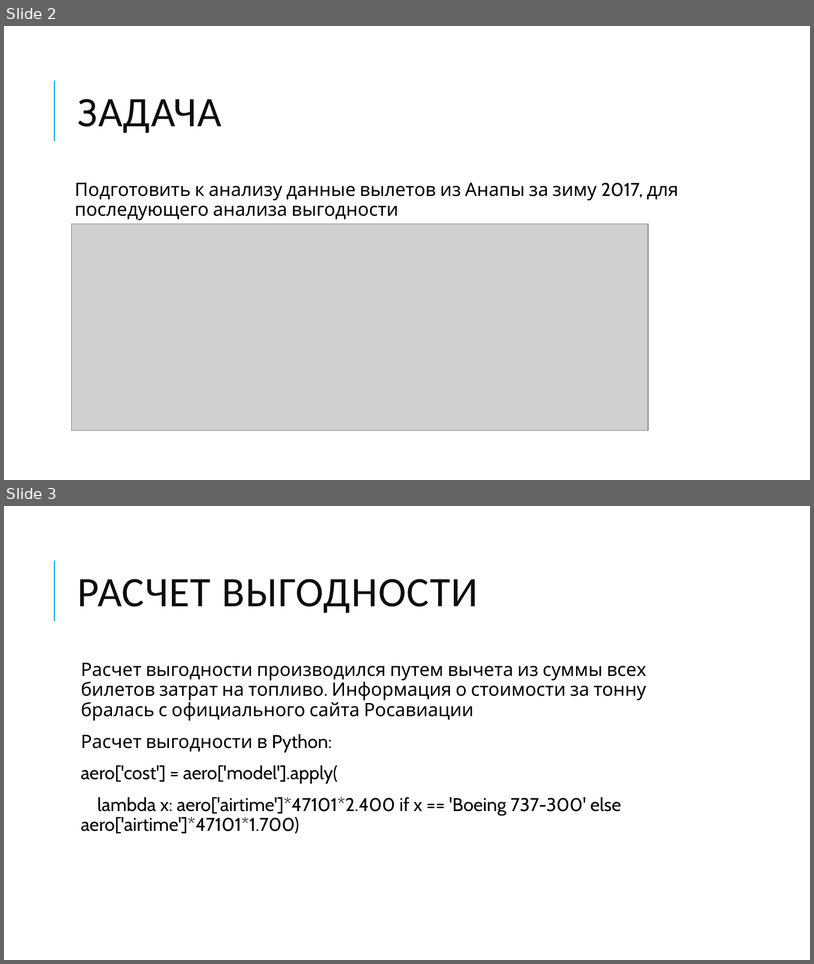
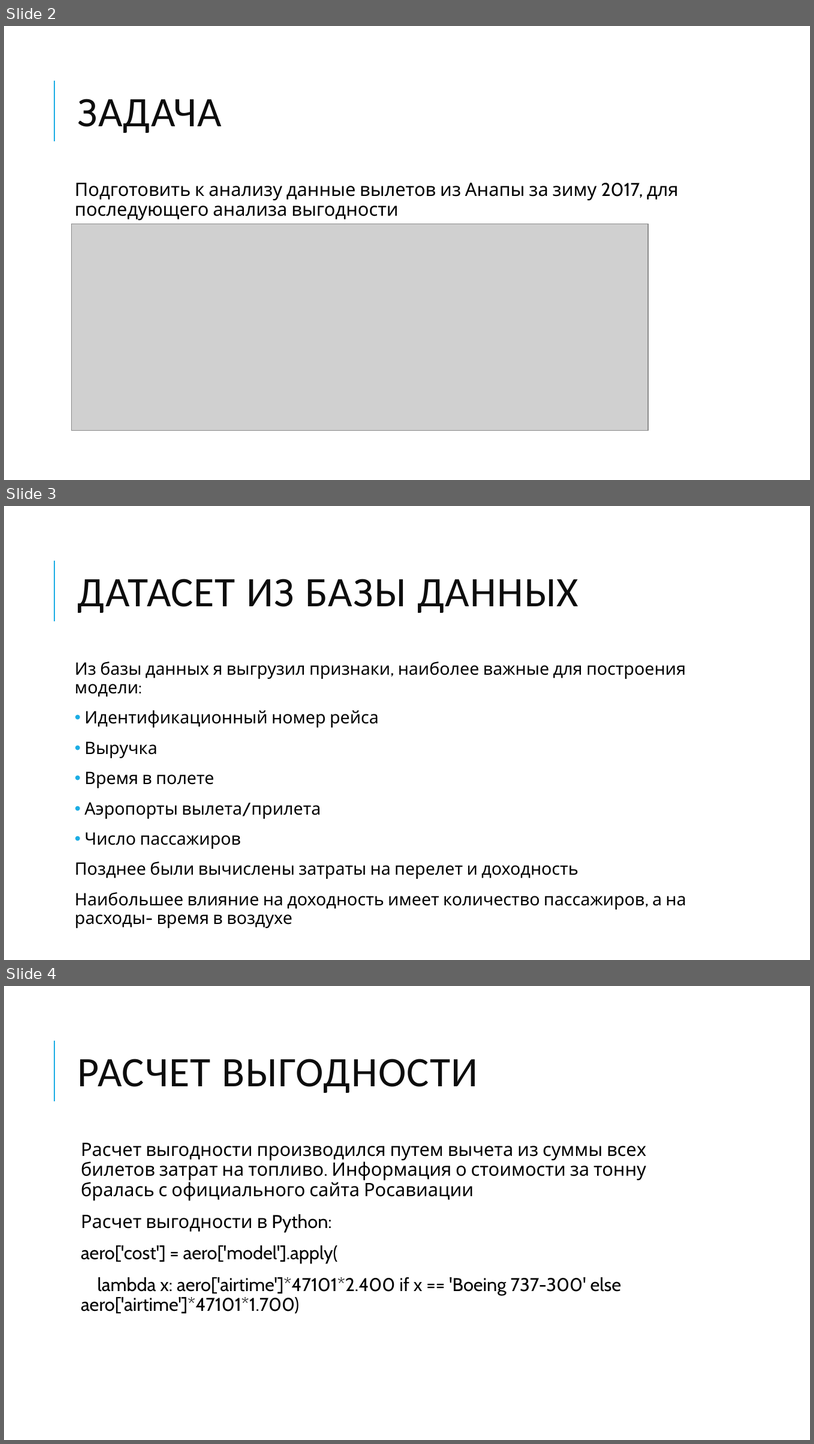
Before and after one commit to Dmitry-Tr/Project_4, a slide deck: Презентация данных.pptx. Shown one above the other, each under a label of ours: slides 2 and 3 before the commit, slides 2, 3 and 4 after it. The pictures are 814x964 and 814x1444 pixels, drawn with LibreOffice and Linux fonts; fonts in the diff are those of the drawing; grey boxes stand for pictures. Boxes give left, top, right and bottom in pixels: in the first picture for what was removed or moved away, otherwise in the second. Text is boxed around its words. In the diff, an @@ line names an element or a change of style, - is before the commit and + after.

Commit message:
Fixed the presentation a little bit

```diff
--- a/Презентация данных.pptx
+++ b/Презентация данных.pptx
@@ slide 3 added at <box>4,506,810,960</box>, background #FFFFFF; not listed: 1 template element that a slide beside it also shows @@
@@ title added at <box>78,579,579,613</box>, 50 pt, text #0D0D0D @@
+ДАТАСЕТ ИЗ БАЗЫ ДАННЫХ
@@ text added at <box>75,661,686,928</box>, 20.4 pt, text #000000 @@
+Из базы данных я выгрузил признаки, наиболее важные для построения модели:
+• Идентификационный номер рейса
+• Выручка
+• Время в полете
+• Аэропорты вылета/прилета
+• Число пассажиров
+Позднее были вычислены затраты на перелет и доходность
+Наибольшее влияние на доходность имеет количество пассажиров, а на расходы- время в воздухе
@@ what was slide 3 is now slide 4 @@
```
Also in this commit, not shown: 1 other slide added.
